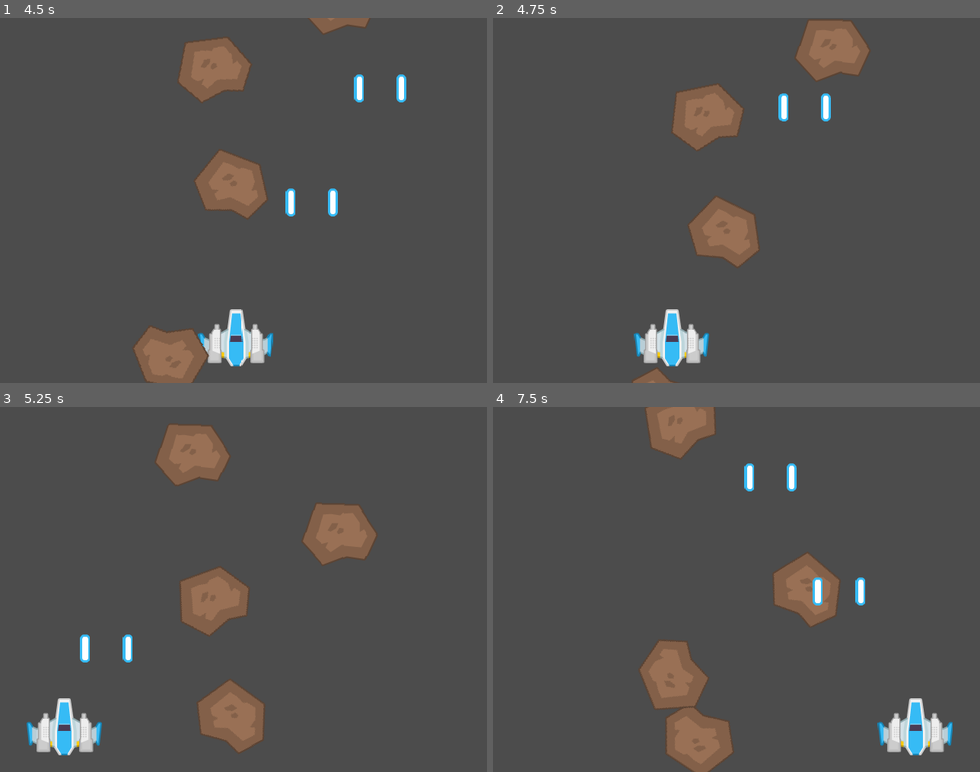
Above: before the commit, frames 1-4 (two rows, left to right).
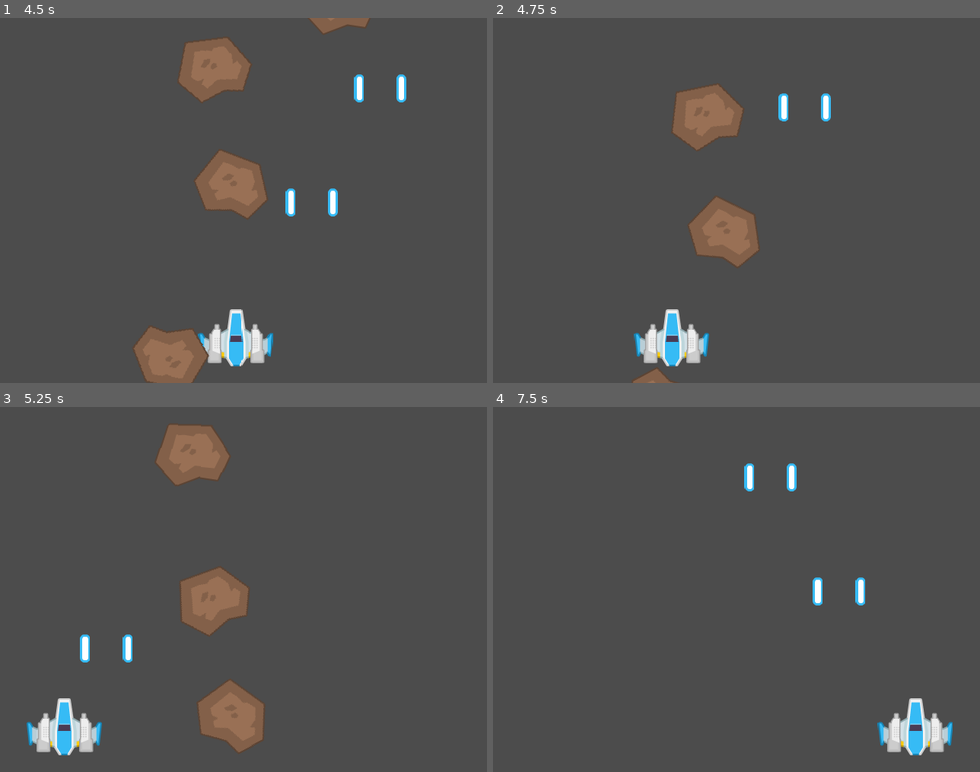
Above: after the commit, the same moments.

Repository: h3rd7/MySpaceShooter
Game: Godot game, scene res://scenes/main.tscn
Two runs of this game, one before a commit and one after it. Both use one fixed random seed, a clock stepped at 60 frames per second and the inputs below.
Inputs:
- Up to frame 1 (4.5 s): tap Enter at 0.5 s; hold Right (right_) 0.53-1.28 s; hold Up (shot_) 0.53-1.28 s; hold Left (left_) 1.28-2.03 s; tap Up (shot_) at 1.35, 2.85, 4.35 s; hold Up (shot_) 2.03-2.78 s; hold Right (right_) 2.03-3.53 s; hold Up (shot_) 3.53-4.28 s; hold Left (left_) from 3.53 s (still down)
- Up to frame 2 (4.75 s): keep holding Left (left_)
- Up to frame 3 (5.25 s): keep holding Left (left_); hold Up (shot_) from 5.03 s (still down)
- Up to frame 4 (7.5 s): release Left (left_) at 5.78 s; release Up (shot_) at 5.78 s; hold Right (right_) from 5.78 s (still down); tap Up (shot_) at 5.85, 7.35 s; hold Up (shot_) 6.53-7.28 s

Frame 1 is identical in both runs. In frame 2, 1.8% of the frame differs, in the area x 62-78%, y 0-18%; in frame 3, 1.8%; in frame 4, 6.8%, in the area x 30-72%, y 0-100%.

Commit message:
adding action to shot

Diff:
--- a/scenes/shot.tscn
+++ b/scenes/shot.tscn
@@ -17,3 +17,4 @@
 [node name="shape" type="CollisionShape2D" parent="."]
 position = Vector2( 0, -19 )
 shape = SubResource( 1 )
+[connection signal="area_entered" from="." to="." method="_on_shot_area_entered"]
--- a/scripts/shot.gd
+++ b/scripts/shot.gd
@@ -12,3 +12,9 @@
 	if get_position().y < -30: # clear memory
 		# print("-1 shot") # test
 		queue_free() # destroy shot
+
+
+
+func _on_shot_area_entered(area):
+	print(area) # test
+	area.queue_free()
